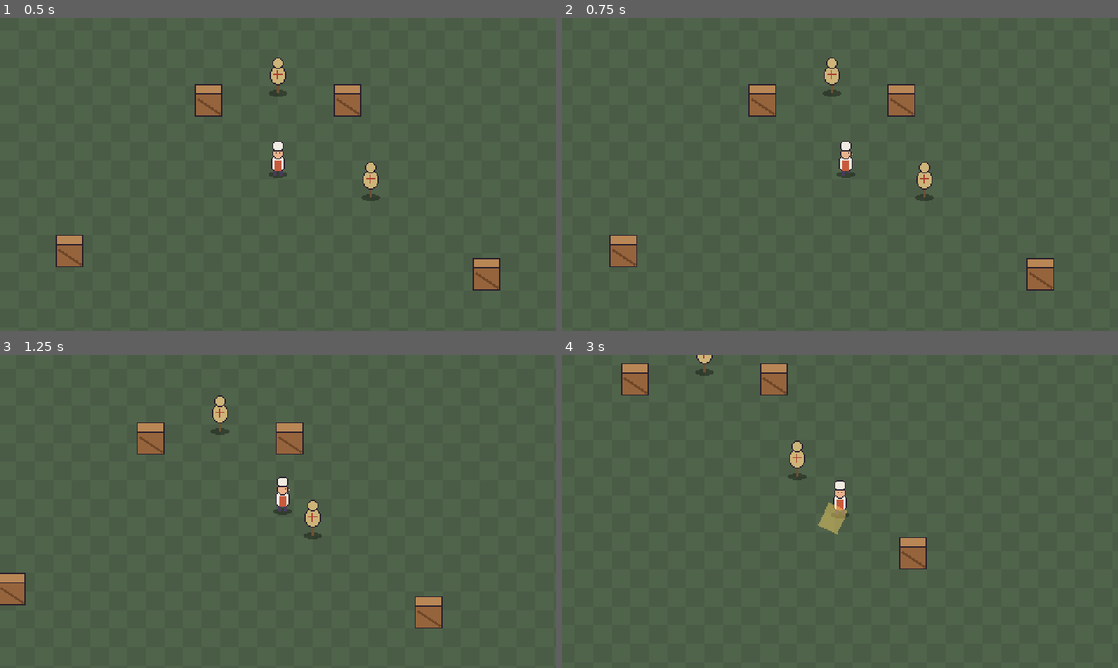
Above: before the commit, frames 1-4 (two rows, left to right).
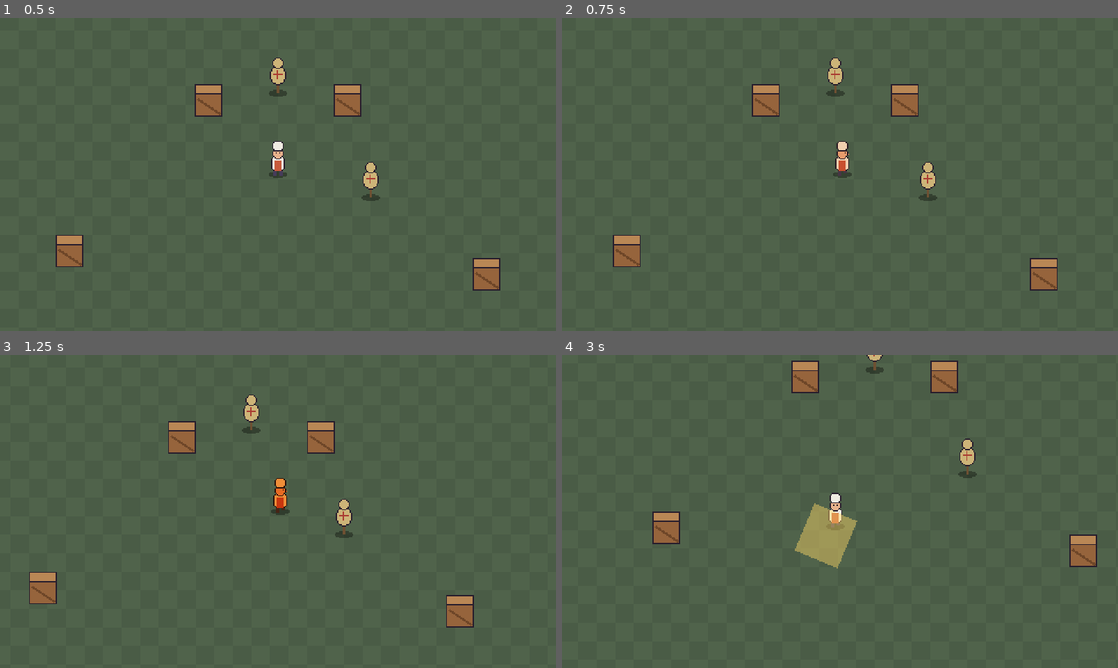
Above: after the commit, the same moments.

Repository: xNeku/cookerlegacy
Game: Godot game, scene res://game/main/main.tscn
Two runs of this game, one before a commit and one after it. Both use one fixed random seed, a clock stepped at 60 frames per second and the inputs below.
Inputs (mouse positions are in pixels of both pictures, inside the frame that each line leads up to):
- Up to frame 1 (0.5 s): no input
- Up to frame 2 (0.75 s): tap Enter at 0.5 s; move the mouse to (962, 158) at 0.52 s; hold D (move_right) from 0.53 s (still down); hold K (attack_heavy) from 0.53 s (still down); click (962, 158) at 0.67 s
- Up to frame 3 (1.25 s): keep holding D (move_right); keep holding K (attack_heavy); tap Space (jump) at 0.77 s; tap J (attack_light) at 0.8 s
- Up to frame 4 (3 s): move the mouse to (728, 527) at 1.27 s; release D (move_right) at 1.28 s; release K (attack_heavy) at 1.28 s; hold S (move_down) 1.28-2.03 s; tap J (attack_light) at 1.35, 2.3, 2.85 s; tap Space (jump) at 1.52 s; tap K (attack_heavy) at 1.55 s; move the mouse to (895, 442) at 2.02 s; hold D (move_right) 2.03-2.78 s; hold K (attack_heavy) 2.03-2.78 s; move the mouse to (812, 574) at 2.77 s; hold W (move_up) from 2.78 s (still down); click (812, 574) at 2.92 s

Frame 1 is identical in both runs. In frame 2, 1.6% of the frame differs, in the area x 8-90%, y 12-88%; in frame 3, 5.4%; in frame 4, 5.9%, in the area x 10-97%, y 0-69%.

Commit message:
B-008: △ combo de 2 golpes + carga y ataque cargado; estado de ataque genérico; encadenado □↔△
Co-Authored-By: Claude Opus 5.5 <noreply@anthropic.com>
Claude-Session: https://claude.ai/code/session_019opLeEuLpxTACDT7pgCg4z

Diff:
--- a/game/player/player.gd
+++ b/game/player/player.gd
@@ -17,10 +17,27 @@
 @export_range(0.0, 0.5) var facing_hysteresis: float = 0.15
 
 @export_group("Combate")
-## Combo del ataque básico (□ / clic izquierdo). En Fase 4 vendrá del arma equipada.
+## Combos del arma (en Fase 4 vendrán del arma equipada).
+## □ / clic izquierdo.
 @export var light_combo: ComboData
+## △ / clic derecho, tocando.
+@export var heavy_combo: ComboData
+## △ / clic derecho, manteniendo hasta cargar del todo (un solo golpe).
+@export var charged_attack: ComboData
 ## Parte de la velocidad que se conserva al empezar un golpe (0 = frena en seco, 1 = toda).
 @export_range(0.0, 1.0) var attack_momentum_keep: float = 0.4
+
+@export_group("Carga (△ mantenido)")
+## Segundos manteniendo △ hasta tener la carga llena.
+@export var charge_time: float = 0.6
+## Velocidad mientras cargas (1 = normal).
+@export_range(0.0, 1.0) var charge_move_multiplier: float = 0.35
+## Tinte al ir cargando (placeholder hasta que haya efecto de carga).
+@export var charge_color: Color = Color(1.0, 0.6, 0.25)
+## Destello cuando la carga está llena.
+@export var charge_full_color: Color = Color(2.0, 2.0, 2.0)
+## Velocidad del parpadeo con la carga llena (segundos por ciclo).
+@export var charge_blink_period: float = 0.12
 
 @export_group("Animación")
 ## La animación de andar va más rápida o lenta según la velocidad real (útil con stick a medias).
@@ -30,11 +47,6 @@
 
 ## Dirección cardinal a la que mira: DOWN, UP, LEFT o RIGHT.
 var facing: Vector2 = Vector2.DOWN
-
-## Golpe del combo en el que vamos (-1 = ninguno).
-var _combo_step: int = -1
-## Momento (en segundos de juego) en que se pierde el combo si no se sigue.
-var _combo_expires_at: float = 0.0
 
 @onready var sprite: AnimatedSprite2D = %Sprite
 @onready var state_machine: StateMachine = %StateMachine
@@ -94,30 +106,6 @@
 	return to_mouse.normalized() if not to_mouse.is_zero_approx() else facing
 
 
-## Devuelve qué golpe del combo toca ahora y avanza el contador.
-func next_combo_step() -> int:
-	var now := _now()
-	var continuing := _combo_step >= 0 and (now <= _combo_expires_at or _combo_expires_at < 0.0)
-	_combo_step = _combo_step + 1 if continuing else 0
-	if _combo_step >= light_combo.attacks.size():
-		_combo_step = 0
-	_combo_expires_at = -1.0  # mientras se ataca, el combo no caduca
-	return _combo_step
-
-
-func has_next_combo_step() -> bool:
-	return _combo_step + 1 < light_combo.attacks.size()
-
-
-## Al acabar un golpe sin encadenar: abre la ventana para seguir el combo,
-## salvo que fuera el último golpe (entonces vuelve a empezar).
-func finish_attack() -> void:
-	if has_next_combo_step():
-		_combo_expires_at = _now() + light_combo.reset_time
-	else:
-		_combo_step = -1
-
-
 ## Reproduce "<base>_down/up/side" según `facing`. El lado izquierdo es el derecho en espejo.
 ## Si esa animación no existe todavía (falta arte), usa `fallback`.
 func play_animation(base: String, fallback: String = "") -> void:
@@ -130,9 +118,6 @@
 		sprite.play(anim)
 
 
-func _now() -> float:
-	return Time.get_ticks_msec() / 1000.0
-
 
 ## Ajusta la velocidad de la animación de andar a lo rápido que se mueve.
 func update_walk_anim_speed() -> void:
--- a/game/player/player.tscn
+++ b/game/player/player.tscn
@@ -9,6 +9,9 @@
 [ext_resource type="Script" path="res://game/player/states/attack.gd" id="7_attack"]
 [ext_resource type="PackedScene" path="res://game/combat/hitbox.tscn" id="8_hitbox"]
 [ext_resource type="Resource" path="res://game/weapons/spatula/spatula_light_combo.tres" id="9_combo"]
+[ext_resource type="Resource" path="res://game/weapons/spatula/spatula_heavy_combo.tres" id="10_heavy"]
+[ext_resource type="Resource" path="res://game/weapons/spatula/spatula_charged_attack.tres" id="11_charged"]
+[ext_resource type="Script" path="res://game/player/states/charge.gd" id="12_charge"]
 
 [sub_resource type="CircleShape2D" id="CircleShape2D_feet"]
 radius = 5.0
@@ -19,6 +22,8 @@
 motion_mode = 1
 script = ExtResource("1_player")
 light_combo = ExtResource("9_combo")
+heavy_combo = ExtResource("10_heavy")
+charged_attack = ExtResource("11_charged")
 
 [node name="Shadow" type="Sprite2D" parent="."]
 texture = ExtResource("2_shadow")
@@ -50,5 +55,24 @@
 [node name="Move" type="Node" parent="StateMachine"]
 script = ExtResource("6_move")
 
-[node name="Attack" type="Node" parent="StateMachine"]
+[node name="LightAttack" type="Node" parent="StateMachine"]
 script = ExtResource("7_attack")
+switch_action = &"attack_heavy"
+switch_state = &"Charge"
+
+[node name="HeavyAttack" type="Node" parent="StateMachine"]
+script = ExtResource("7_attack")
+combo_slot = 1
+input_action = &"attack_heavy"
+switch_action = &"attack_light"
+switch_state = &"LightAttack"
+
+[node name="Charge" type="Node" parent="StateMachine"]
+script = ExtResource("12_charge")
+
+[node name="ChargedAttack" type="Node" parent="StateMachine"]
+script = ExtResource("7_attack")
+combo_slot = 2
+input_action = &"attack_heavy"
+switch_action = &"attack_light"
+switch_state = &"LightAttack"
--- a/game/player/states/attack.gd
+++ b/game/player/states/attack.gd
@@ -1,14 +1,33 @@
 extends PlayerState
-## Combo □. Encadena golpes del ComboData del Player si se pulsa a tiempo.
+## Ataque de un combo. El mismo script sirve para □, △ y el cargado:
+## cada nodo dice en el Inspector qué combo usa y con qué botón encadena.
 ## Pulsar antes de `chain_from` se guarda y el siguiente golpe sale justo al llegar.
 
+enum ComboSlot { LIGHT, HEAVY, CHARGED }
+
+## Qué combo del Player usa este nodo.
+@export var combo_slot: ComboSlot = ComboSlot.LIGHT
+## Botón que encadena el siguiente golpe de este mismo combo.
+@export var input_action: StringName = &"attack_light"
+## Botón que, pulsado durante el golpe, salta a otro estado en el punto de encadenado (□ → △...).
+## Vacío = sin salto.
+@export var switch_action: StringName = &""
+## Estado al que salta con `switch_action`.
+@export var switch_state: StringName = &""
+
+var _combo: ComboData
 var _attack: AttackData
 var _time: float = 0.0
 var _buffered: bool = false
+var _switch_buffered: bool = false
+## Golpe en el que vamos (-1 = ninguno) y cuándo se pierde el combo si no se sigue.
+var _step: int = -1
+var _expires_at: float = 0.0
 
 
 func enter(_previous: State) -> void:
-	_begin(player.next_combo_step())
+	_combo = _get_combo()
+	_begin(_next_step())
 
 
 func exit() -> void:
@@ -17,8 +36,10 @@
 
 func physics_update(delta: float) -> void:
 	_time += delta
-	if Input.is_action_just_pressed("attack_light"):
+	if Input.is_action_just_pressed(input_action):
 		_buffered = true
+	if switch_action != &"" and Input.is_action_just_pressed(switch_action):
+		_switch_buffered = true
 
 	player.hitbox.set_active(_time >= _attack.hit_start and _time < _attack.hit_end)
 
@@ -29,20 +50,25 @@
 	# Sin animación de ataque (placeholder): si te mueves pegando, anda en vez de patinar.
 	player.play_animation(_attack.animation, "idle" if input.is_zero_approx() else "walk")
 
-	if _buffered and _time >= _attack.chain_from and player.has_next_combo_step():
-		_begin(player.next_combo_step())
-		return
+	if _time >= _attack.chain_from:
+		if _buffered and _has_next_step():
+			_begin(_next_step())
+			return
+		if _switch_buffered:
+			_finish()
+			machine.change_to(switch_state)
+			return
 
 	if _time >= _attack.duration:
-		player.finish_attack()
-		var moving := not player.get_move_input().is_zero_approx()
-		machine.change_to(&"Move" if moving else &"Idle")
+		_finish()
+		machine.change_to(&"Idle" if input.is_zero_approx() else &"Move")
 
 
 func _begin(step: int) -> void:
-	_attack = player.light_combo.attacks[step]
+	_attack = _combo.attacks[step]
 	_time = 0.0
 	_buffered = false
+	_switch_buffered = false
 	var dir := player.get_attack_direction()
 	player.update_facing(dir)
 	player.sprite.speed_scale = 1.0
@@ -50,3 +76,38 @@
 	player.hitbox.configure(_attack.hitbox_size, _attack.hitbox_distance, dir, _attack.damage, _attack.knockback)
 	# Conserva parte de la inercia y suma el pasito: así andar y pegar no frena en seco.
 	player.velocity = player.velocity * player.attack_momentum_keep + dir * _attack.lunge_speed
+
+
+## Qué golpe toca: sigue el combo si no ha caducado; si no, vuelve al primero.
+func _next_step() -> int:
+	var continuing := _step >= 0 and (_expires_at < 0.0 or _now() <= _expires_at)
+	_step = _step + 1 if continuing else 0
+	if _step >= _combo.attacks.size():
+		_step = 0
+	_expires_at = -1.0  # mientras se ataca, el combo no caduca
+	return _step
+
+
+func _has_next_step() -> bool:
+	return _step + 1 < _combo.attacks.size()
+
+
+## Al acabar sin encadenar: abre la ventana para seguir el combo, salvo tras el último golpe.
+func _finish() -> void:
+	if _has_next_step():
+		_expires_at = _now() + _combo.reset_time
+	else:
+		_step = -1
+
+
+func _get_combo() -> ComboData:
+	match combo_slot:
+		ComboSlot.HEAVY:
+			return player.heavy_combo
+		ComboSlot.CHARGED:
+			return player.charged_attack
+	return player.light_combo
+
+
+func _now() -> float:
+	return Time.get_ticks_msec() / 1000.0
--- /dev/null
+++ b/game/player/states/charge.gd
@@ -0,0 +1,42 @@
+extends PlayerState
+## Manteniendo △: carga. Soltar antes de llenarse = golpe fuerte normal.
+## Soltar con la carga llena = ataque cargado. Te mueves despacio mientras cargas.
+## Un toque rápido de △ pasa por aquí un instante y sale como golpe fuerte normal.
+
+var _held: float = 0.0
+var _full: bool = false
+
+
+func enter(_previous: State) -> void:
+	_held = 0.0
+	_full = false
+	player.sprite.speed_scale = 1.0
+
+
+func exit() -> void:
+	player.sprite.modulate = Color.WHITE
+
+
+func physics_update(delta: float) -> void:
+	if not Input.is_action_pressed("attack_heavy"):
+		machine.change_to(&"ChargedAttack" if _full else &"HeavyAttack")
+		return
+
+	_held += delta
+	var input := player.get_move_input()
+	player.steer(input, player.charge_move_multiplier, delta)
+	player.move_and_slide()
+	player.update_facing(player.get_attack_direction())
+	player.play_animation("charge", "idle" if input.is_zero_approx() else "walk")
+	_update_visual()
+
+
+## Placeholder de feedback: se tiñe al cargar y parpadea cuando está lleno.
+func _update_visual() -> void:
+	var ratio := clampf(_held / player.charge_time, 0.0, 1.0)
+	if ratio >= 1.0:
+		_full = true
+		var blink := fmod(_held - player.charge_time, player.charge_blink_period) < player.charge_blink_period / 2.0
+		player.sprite.modulate = player.charge_full_color if blink else player.charge_color
+	else:
+		player.sprite.modulate = Color.WHITE.lerp(player.charge_color, ratio)
--- a/game/player/states/idle.gd
+++ b/game/player/states/idle.gd
@@ -9,7 +9,10 @@
 
 func physics_update(delta: float) -> void:
 	if Input.is_action_just_pressed("attack_light"):
-		machine.change_to(&"Attack")
+		machine.change_to(&"LightAttack")
+		return
+	if Input.is_action_just_pressed("attack_heavy"):
+		machine.change_to(&"Charge")
 		return
 	if not player.get_move_input().is_zero_approx():
 		machine.change_to(&"Move")
--- a/game/player/states/move.gd
+++ b/game/player/states/move.gd
@@ -4,7 +4,10 @@
 
 func physics_update(delta: float) -> void:
 	if Input.is_action_just_pressed("attack_light"):
-		machine.change_to(&"Attack")
+		machine.change_to(&"LightAttack")
+		return
+	if Input.is_action_just_pressed("attack_heavy"):
+		machine.change_to(&"Charge")
 		return
 	var input := player.get_move_input()
 	if input.is_zero_approx():
--- /dev/null
+++ b/game/weapons/spatula/spatula_charged_attack.tres
@@ -0,0 +1,24 @@
+[gd_resource type="Resource" script_class="ComboData" format=3]
+
+[ext_resource type="Script" path="res://game/combat/attack_data.gd" id="1_kj1ad"]
+[ext_resource type="Script" path="res://game/combat/combo_data.gd" id="2_m567o"]
+
+[sub_resource type="Resource" id="Resource_bamdr"]
+script = ExtResource("1_kj1ad")
+animation = &"charged"
+duration = 0.6
+hit_start = 0.08
+hit_end = 0.22
+chain_from = 0.6
+damage = 45.0
+knockback = 360.0
+hitbox_size = Vector2(44, 40)
+hitbox_distance = 20.0
+lunge_speed = 260.0
+lunge_time = 0.14
+move_speed_multiplier = 0.1
+
+[resource]
+script = ExtResource("2_m567o")
+attacks = Array[ExtResource("1_kj1ad")]([SubResource("Resource_bamdr")])
+reset_time = 0.0
--- /dev/null
+++ b/game/weapons/spatula/spatula_heavy_combo.tres
@@ -0,0 +1,39 @@
+[gd_resource type="Resource" script_class="ComboData" format=3]
+
+[ext_resource type="Script" path="res://game/combat/attack_data.gd" id="1_02tf5"]
+[ext_resource type="Script" path="res://game/combat/combo_data.gd" id="2_lguhw"]
+
+[sub_resource type="Resource" id="Resource_5ge3v"]
+script = ExtResource("1_02tf5")
+animation = &"heavy_1"
+duration = 0.45
+hit_start = 0.14
+hit_end = 0.24
+chain_from = 0.32
+damage = 18.0
+knockback = 160.0
+hitbox_size = Vector2(28, 24)
+hitbox_distance = 16.0
+lunge_speed = 150.0
+lunge_time = 0.1
+move_speed_multiplier = 0.2
+
+[sub_resource type="Resource" id="Resource_8rpoc"]
+script = ExtResource("1_02tf5")
+animation = &"heavy_2"
+duration = 0.55
+hit_start = 0.16
+hit_end = 0.28
+chain_from = 0.55
+damage = 26.0
+knockback = 240.0
+hitbox_size = Vector2(32, 30)
+hitbox_distance = 17.0
+lunge_speed = 170.0
+lunge_time = 0.12
+move_speed_multiplier = 0.15
+
+[resource]
+script = ExtResource("2_lguhw")
+attacks = Array[ExtResource("1_02tf5")]([SubResource("Resource_5ge3v"), SubResource("Resource_8rpoc")])
+reset_time = 0.45
Not shown, added: game/player/states/charge.gd.uid
